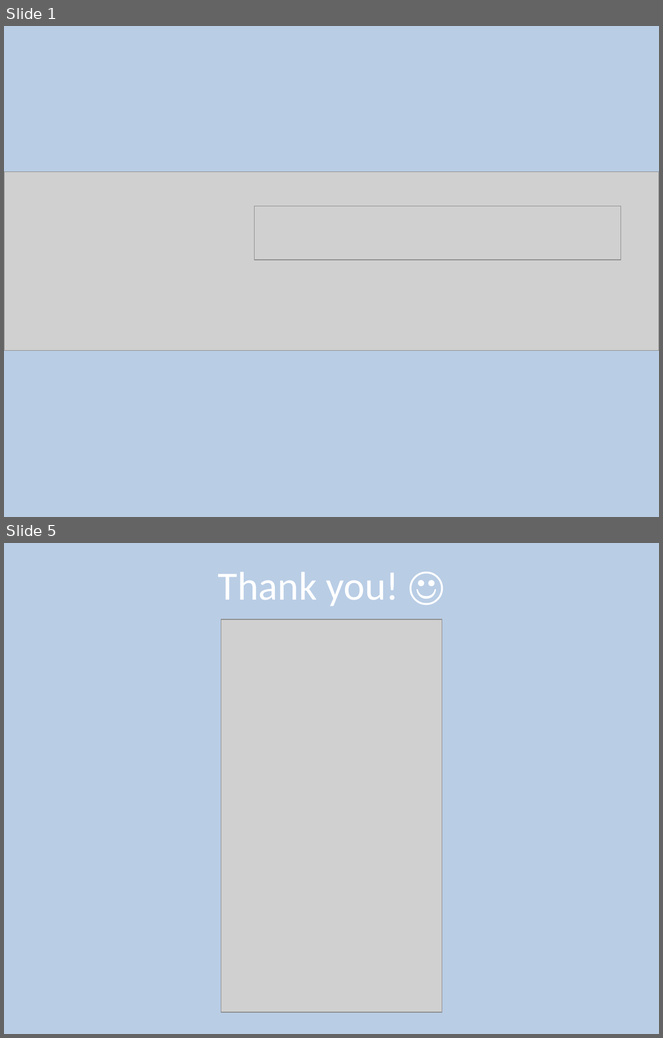
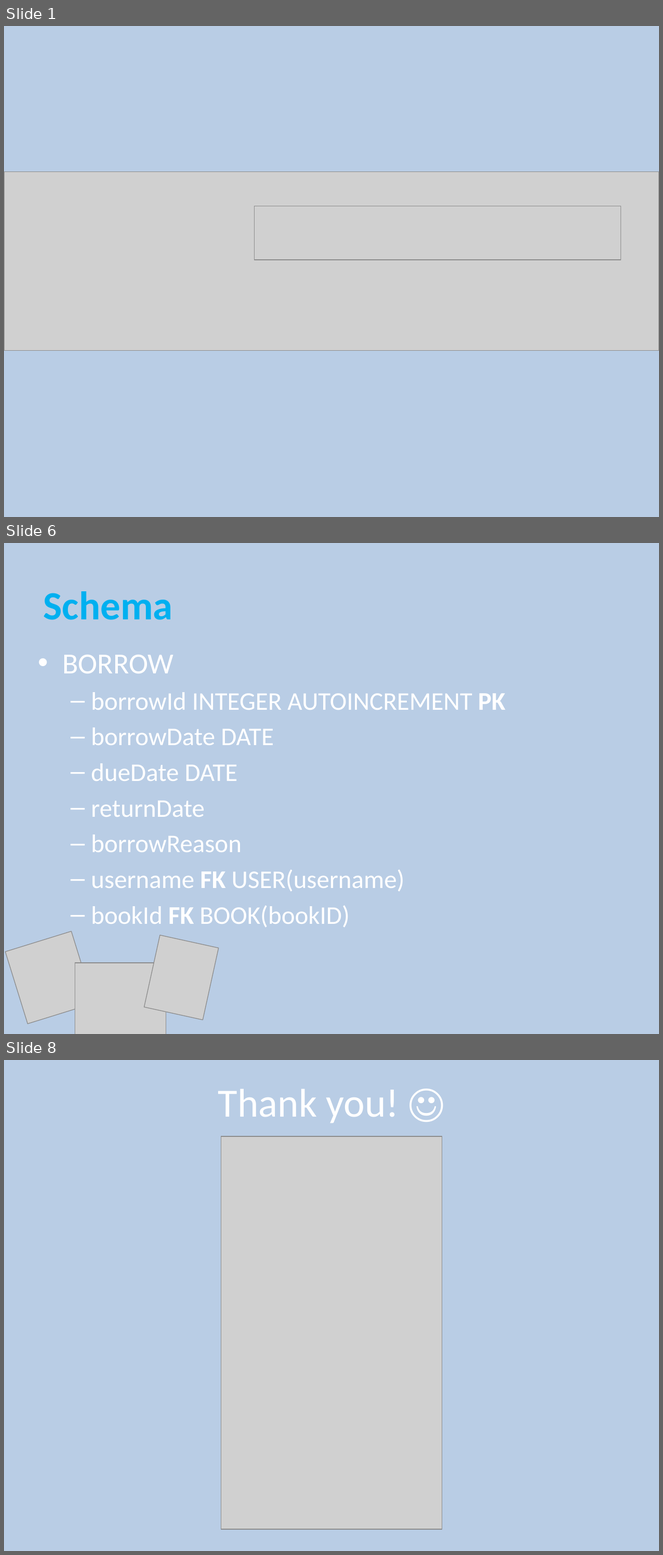
Before and after one commit to mockingjas/OWL, a slide deck: OWL.pptx. Shown one above the other, each under a label of ours: slides 1 and 5 before the commit, slides 1, 6 and 8 after it; the slides between them are not shown. The pictures are 663x1038 and 663x1555 pixels, drawn with LibreOffice and Linux fonts; fonts in the diff are those of the drawing; grey boxes stand for pictures. Boxes give left, top, right and bottom in pixels: in the first picture for what was removed or moved away, otherwise in the second. Text is boxed around its words. In the diff, an @@ line names an element or a change of style, - is before the commit and + after.

```diff
--- a/OWL.pptx
+++ b/OWL.pptx
@@ slide 6 added at bbox=[4, 543, 659, 1034], background #B9CDE5 @@
@@ title added at bbox=[44, 591, 173, 620], 44 pt, text #00B0F0, bold @@
+Schema
@@ text added at bbox=[62, 655, 506, 927], 28 pt, text #FFFFFF @@
+• BORROW
+  – borrowId INTEGER AUTOINCREMENT PK
+  – borrowDate DATE
+  – dueDate DATE
+  – returnDate
+  – borrowReason
+  – username FK USER(username)
+  – bookId FK BOOK(bookID)
@@ picture added at bbox=[6, 931, 94, 1024] @@
@@ picture added at bbox=[144, 935, 219, 1020] @@
@@ picture added at bbox=[75, 963, 166, 1034] @@
@@ what was slide 5 is now slide 8 @@
```
Also in this commit, not shown: 3 slides changed, 2 other slides added.
